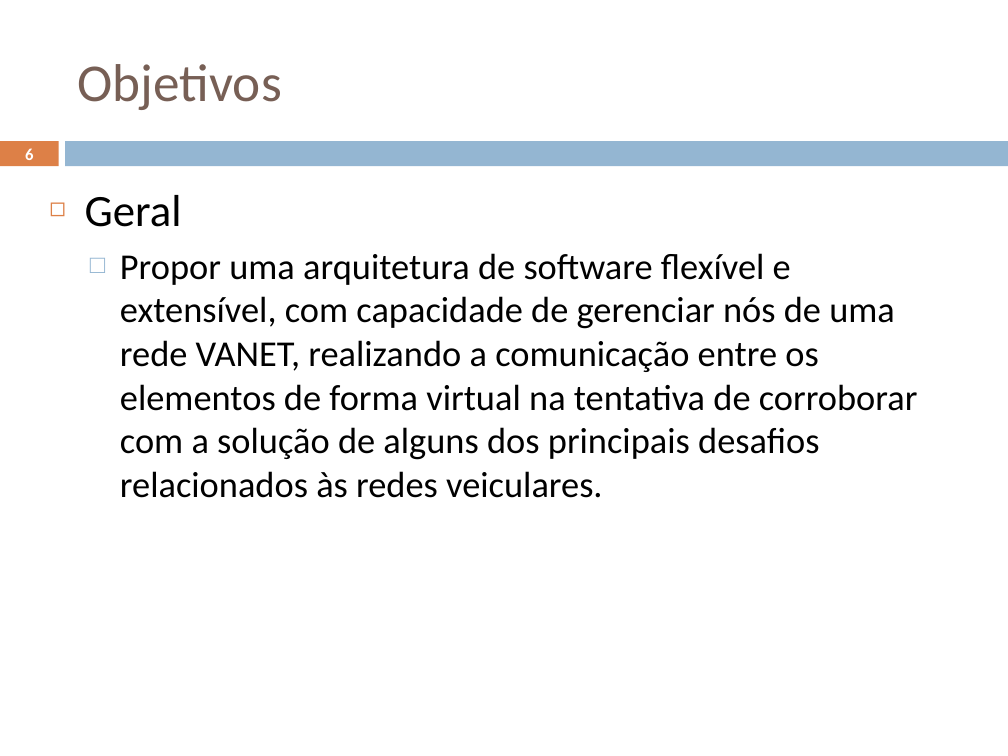
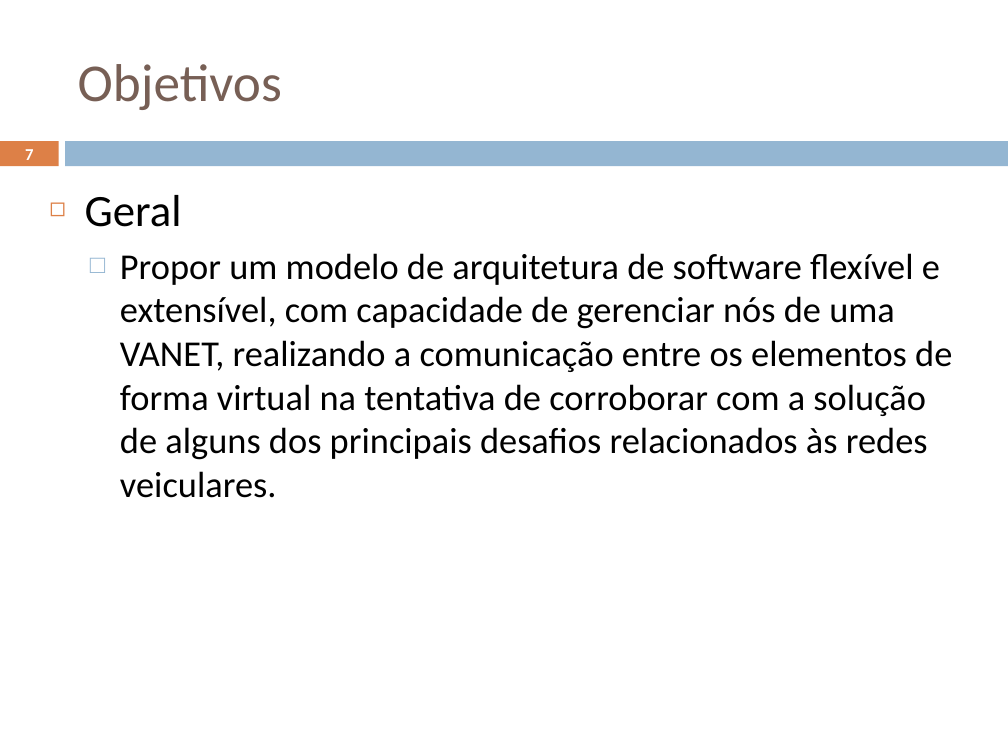
Before and after one commit to geoleite/Mestrado, a slide deck: slide 7 of Apresentacao/ApresentaçãoV1.pptx (slide 6 before the commit). Drawn at 1008x756 pixels with LibreOffice and Linux fonts; fonts in the diff are those of the drawing. Boxes give left, top, right and bottom in pixels: in the first picture for what was removed or moved away, otherwise in the second. Text is boxed around its words. In the diff, an @@ line names an element or a change of style, - is before the commit and + after.

```diff
--- a/Apresentacao/ApresentaçãoV1.pptx
+++ b/Apresentacao/ApresentaçãoV1.pptx
@@ page number at box(25, 149, 33, 160): text changed @@
-6
+7
@@ text at box(120, 253, 952, 498): text changed @@
-  □ Propor uma arquitetura de software flexível e extensível, com capacidade de gerenciar nós de uma rede VANET, realizando a comunicação entre os elementos de forma virtual na tentativa de corroborar com a solução de alguns dos principais desafios relacionados às redes veiculares.
+  □ Propor um modelo de arquitetura de software flexível e extensível, com capacidade de gerenciar nós de uma VANET, realizando a comunicação entre os elementos de forma virtual na tentativa de corroborar com a solução de alguns dos principais desafios relacionados às redes veiculares.
```
Also in this commit, not shown: 6 other slides changed, 4 slides added, 1 slide removed, 4 other files.
